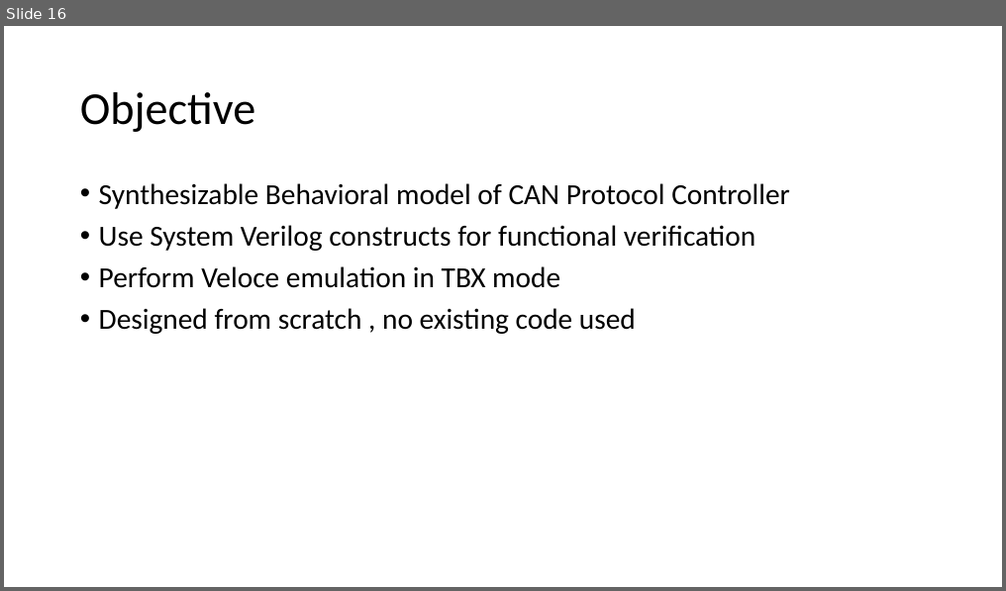
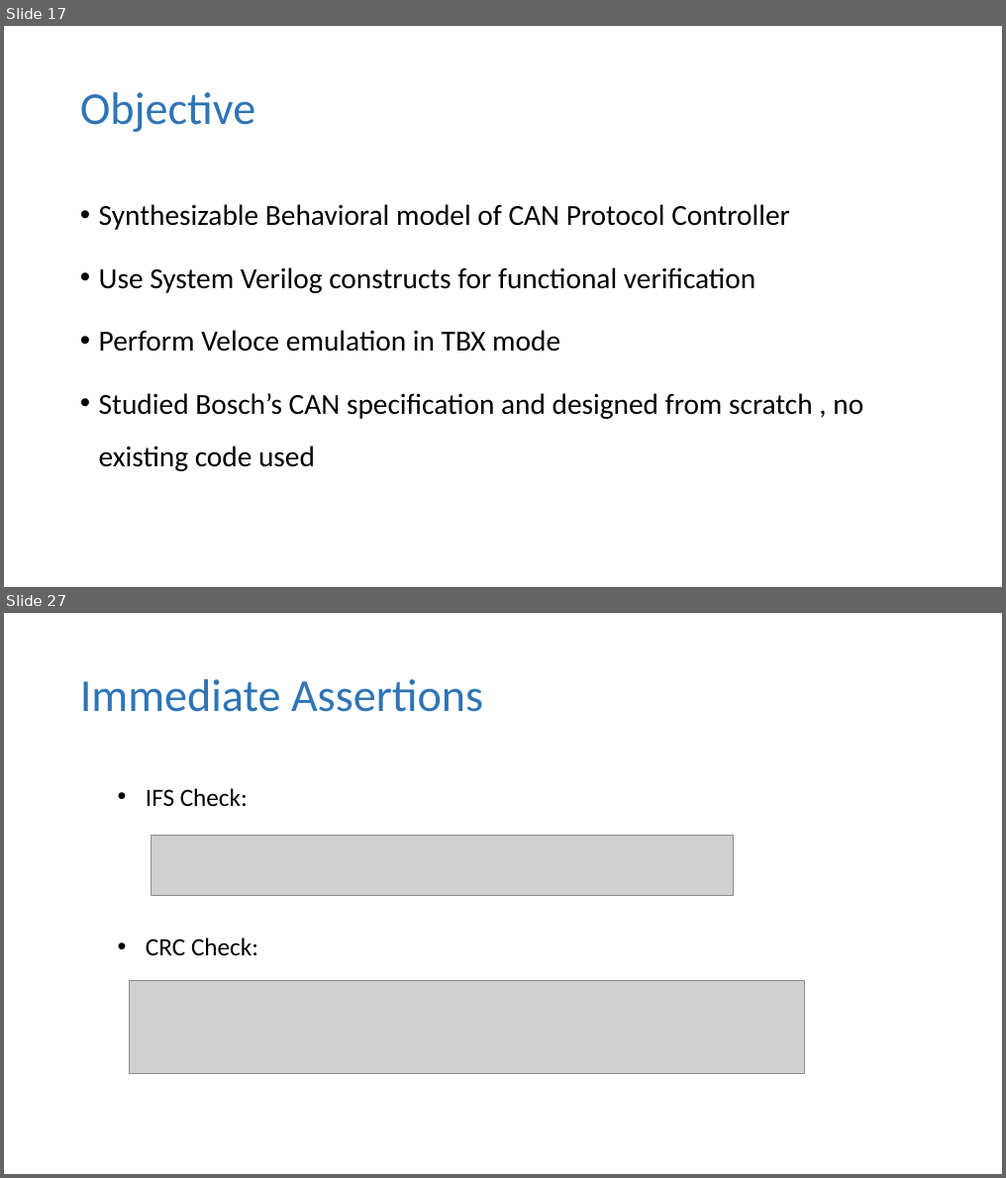
Before and after one commit to mafzzz/can-controller, a slide deck: Docs/Final Project Presenatation.pptx. Shown one above the other, each under a label of ours: slide 16 before the commit, slides 17 and 27 after it; the slides between them are not shown. The pictures are 1006x591 and 1006x1178 pixels, drawn with LibreOffice and Linux fonts; fonts in the diff are those of the drawing; grey boxes stand for pictures. Boxes give left, top, right and bottom in pixels: in the first picture for what was removed or moved away, otherwise in the second. Text is boxed around its words. In the diff, an @@ line names an element or a change of style, - is before the commit and + after.

```diff
--- a/Docs/Final Project Presenatation.pptx
+++ b/Docs/Final Project Presenatation.pptx
@@ slide 27 added at (x1=4, y1=613, x2=1002, y2=1174), background #FFFFFF @@
@@ title added at (x1=80, y1=679, x2=483, y2=712), 44 pt, text #2E75B6 @@
+Immediate Assertions
@@ text added at (x1=146, y1=788, x2=258, y2=956), 24 pt, text #000000 @@
+  • IFS Check:
+  • CRC Check:
@@ picture added at (x1=152, y1=836, x2=734, y2=896) @@
@@ picture added at (x1=130, y1=980, x2=805, y2=1074) @@
@@ what was slide 16 is now slide 17 @@
@@ slide 17 changed as well @@
@@ title "Objective" at (x1=80, y1=92, x2=255, y2=132): text colour #000000 to #2E75B6 @@
@@ text at (x1=99, y1=204, x2=790, y2=352): line spacing 0.9 to 1.5 @@
@@ text at (x1=99, y1=393, x2=863, y2=472): text changed @@
-• Designed from scratch , no existing code used
+• Studied Bosch’s CAN specification and designed from scratch , no existing code used
```
Also in this commit, not shown: 11 other slides changed, 23 other slides added, 1 slide removed.
